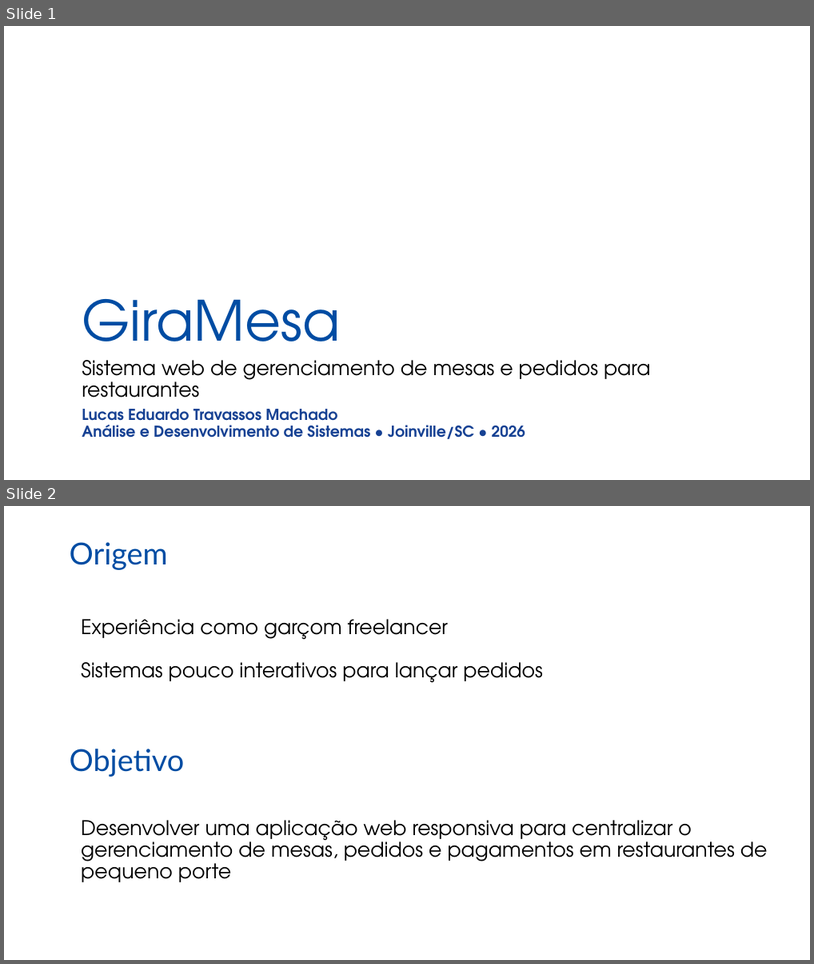
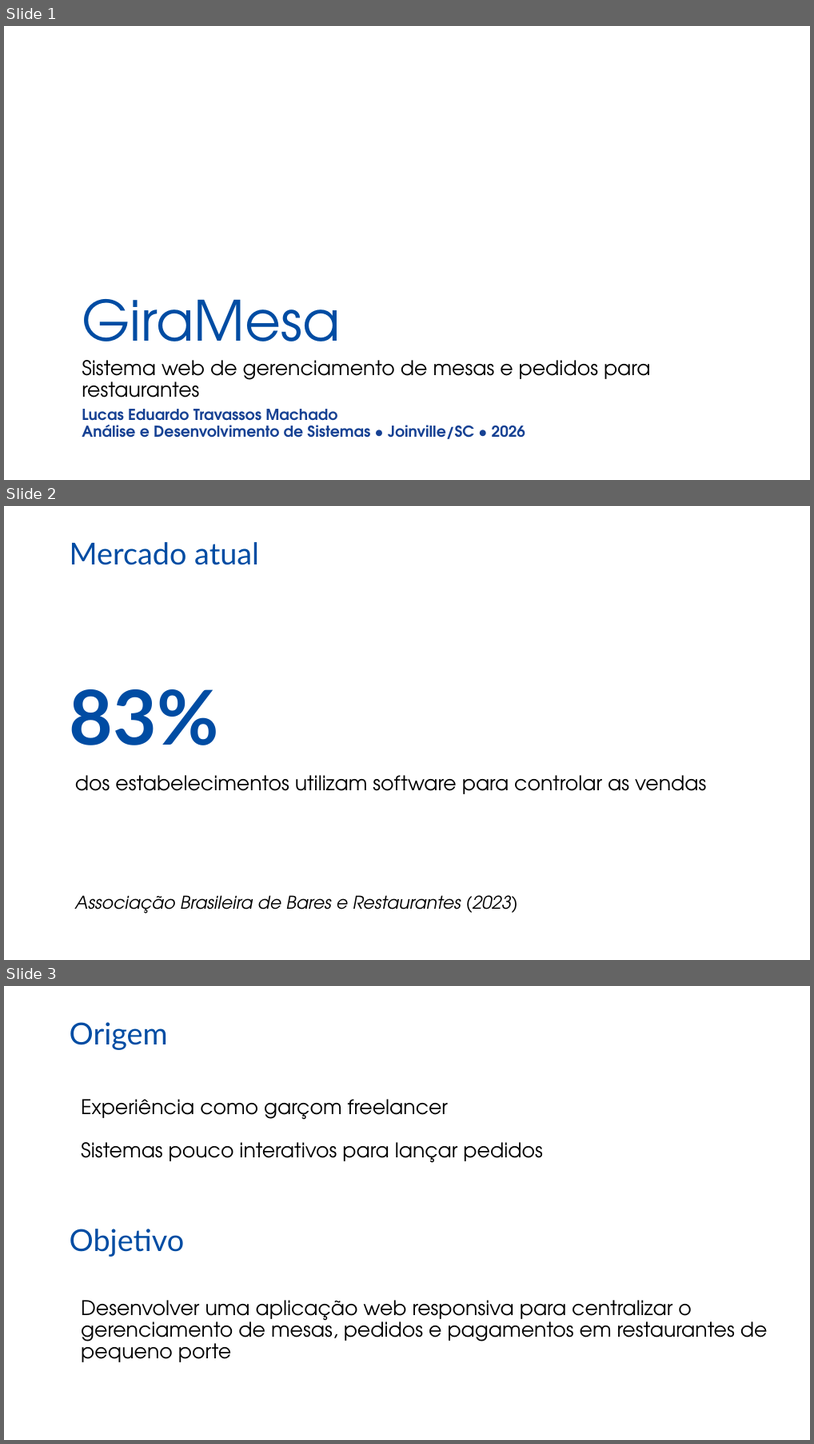
Before and after one commit to lucas-travassos/giramesa, a slide deck: docs/apresentacao/GiraMesa - Apresentação final.pptx. Shown one above the other, each under a label of ours: slides 1 and 2 before the commit, slides 1, 2 and 3 after it. The pictures are 814x964 and 814x1444 pixels, drawn with LibreOffice and Linux fonts; fonts in the diff are those of the drawing; background and template pictures are left out. Boxes give left, top, right and bottom in pixels: in the first picture for what was removed or moved away, otherwise in the second. Text is boxed around its words. In the diff, an @@ line names an element or a change of style, - is before the commit and + after.

```diff
--- a/docs/apresentacao/GiraMesa - Apresentação final.pptx
+++ b/docs/apresentacao/GiraMesa - Apresentação final.pptx
@@ slide 2 added at [4,506,810,960], background #FFFFFF @@
@@ title added at [70,542,259,565], 36 pt, text #004CA3 @@
+Mercado atual
@@ title added at [70,689,219,745], 90 pt, text #004CA3, bold @@
+83%
@@ text added at [75,775,706,794], 24 pt, text #000000 @@
+dos estabelecimentos utilizam software para controlar as vendas
@@ text added at [75,895,518,913], 21 pt, text #000000, italic @@
+Associação Brasileira de Bares e Restaurantes (2023)
@@ what was slide 2 is now slide 3 @@
```
Also in this commit, not shown: 8 other files.
